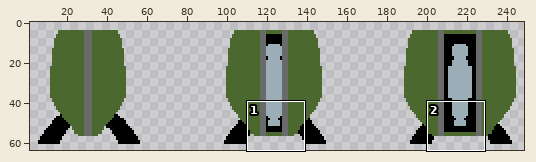
A pixel-art file gets an edit: Sprites/Grayson/tank.aseprite. Above, an overview of the earlier version with the close-up marked.
Close-up. As it was:
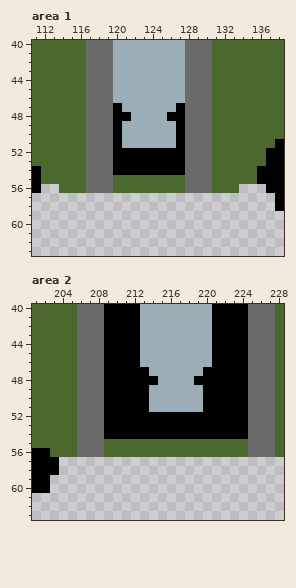
262x64 pixels, 1 frame. Shown: area 1: x 111..138, y 40..63; area 2: x 201..228, y 40..63. The wide view leaves out empty margins.
Now the later version:
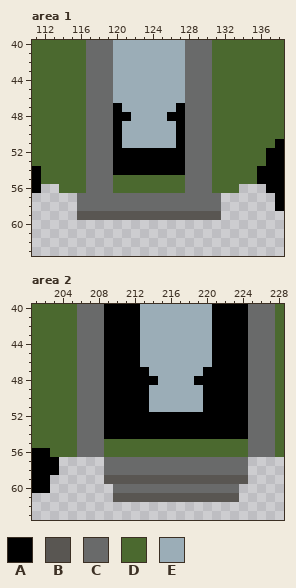
Palette (. is transparent): A #000000  B #595652  C #696a6a  D #4b692f  E #9badb7
The exact change:
Changed rows in their new state; - is an unchanged pixel.
Area 1:
first column x 116:
57 CCCCCCCCCCCCCCCC
58 CCCCCCCCCCCCCCCC
59 BBBBBBBBBBBBBBBB
Area 2:
first column x 209:
57 CCCCCCCCCCCCCCCC
58 CCCCCCCCCCCCCCCC
59 BBBBBBBBBBBBBBBB
60 -CCCCCCCCCCCCCC-
61 -BBBBBBBBBBBBBB-
Where, in picture pixels (left, top, right, bottom), the same in both close-ups:
added: (77, 193, 221, 220)
added: (104, 457, 248, 502)
